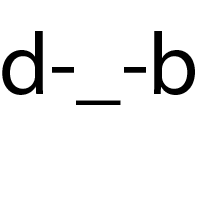
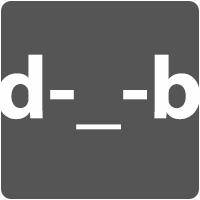
Layer changes from the first 200px x 200px image to the second:
painted on "d-_-b" over [1, 31, 199, 130]
added layer "Rounded Rectangle 1" over [1, 1, 199, 199]
